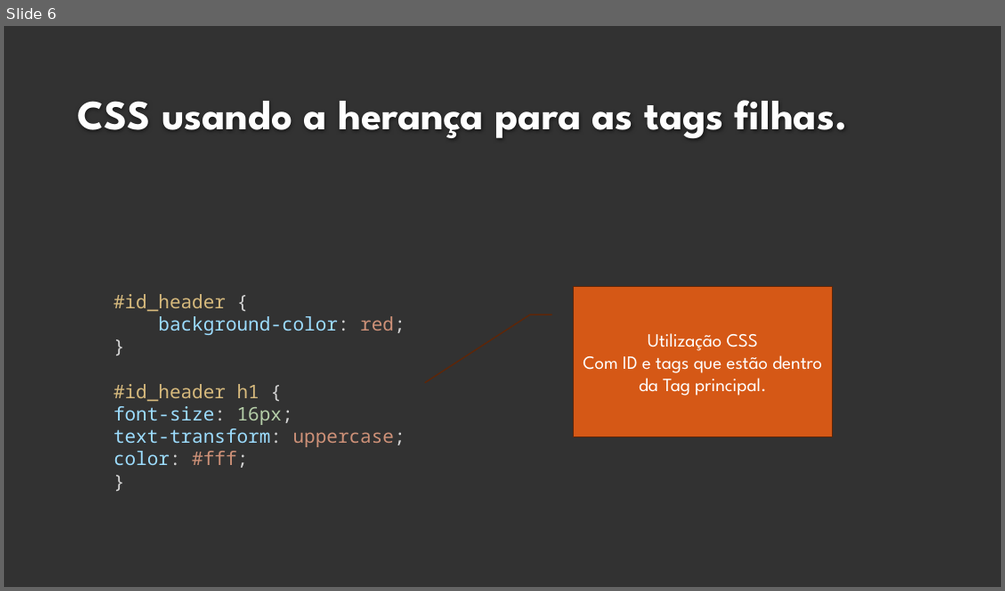
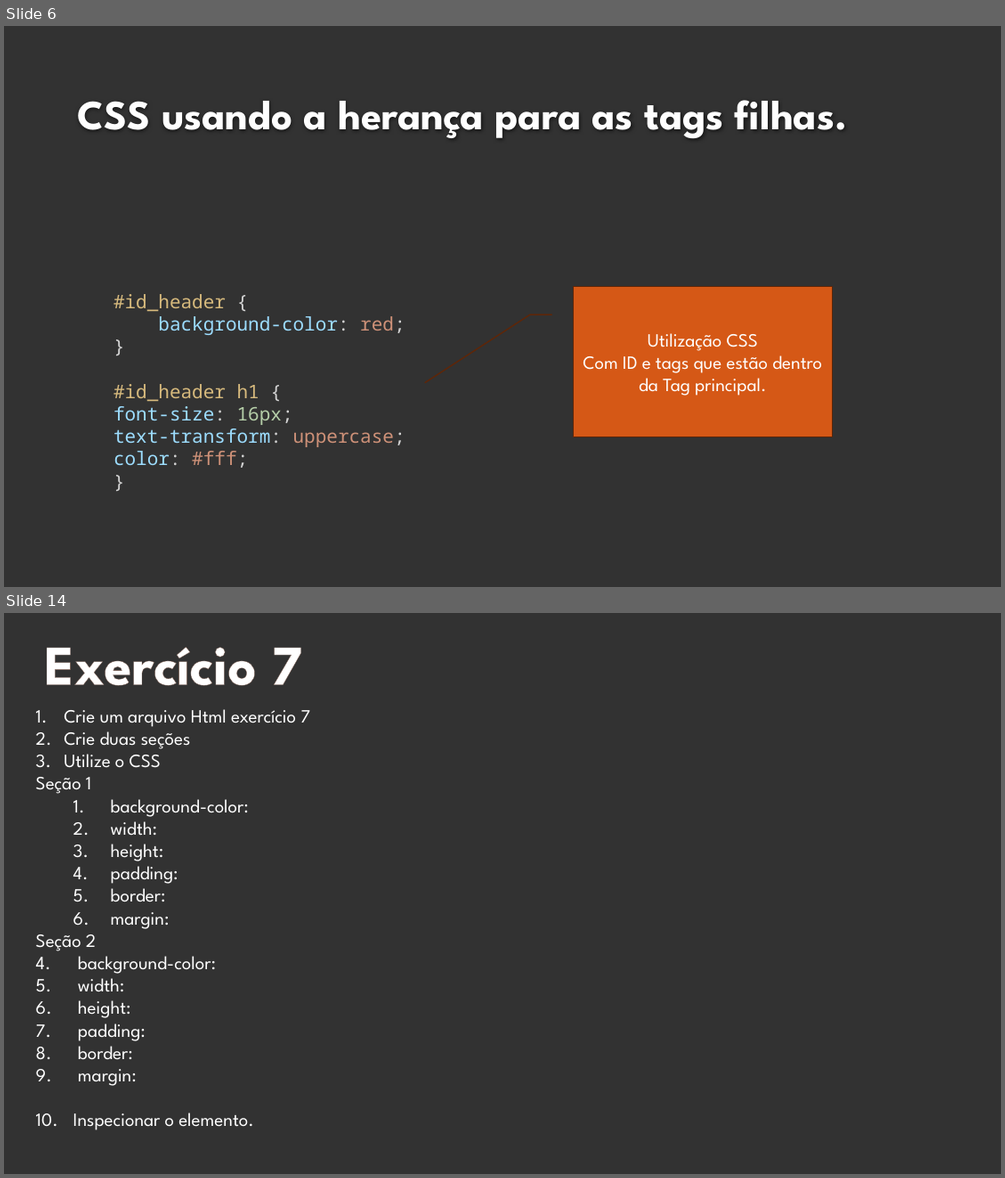
Before and after one commit to fabio-sudo/Curso_JS, a slide deck: HTML_CSS/Material_Html/5 - HTML - CSS.pptx. Shown one above the other, each under a label of ours: slide 6 before the commit, slides 6 and 14 after it; the slides between them are not shown. The pictures are 1005x591 and 1005x1178 pixels, drawn with LibreOffice and Linux fonts; fonts in the diff are those of the drawing; background and template pictures are left out. Boxes give left, top, right and bottom in pixels: in the first picture for what was removed or moved away, otherwise in the second. Text is boxed around its words. In the diff, an @@ line names an element or a change of style, - is before the commit and + after.

```diff
--- a/HTML_CSS/Material_Html/5 - HTML - CSS.pptx
+++ b/HTML_CSS/Material_Html/5 - HTML - CSS.pptx
@@ slide 14 added at bbox=[4, 613, 1001, 1174], background #323232 @@
@@ text added at bbox=[44, 647, 301, 686], 54 pt, text #FFFFFF, bold @@
+Exercício 7
@@ text added at bbox=[36, 709, 310, 1130], 18 pt, text #FFFFFF @@
+1. Crie um arquivo Html exercício 7
+2. Crie duas seções
+3. Utilize o CSS
+Seção 1
+  1. background-color:
+  2. width:
+  3. height:
+  4. padding:
+  5. border:
+  6. margin:
+Seção 2
+1. background-color:
+2. width:
+3. height:
+4. padding:
+5. border:
+6. margin:
+7. Inspecionar o elemento.
```
Also in this commit, not shown: 12 other slides added, 1 slide removed, 7 other files.
